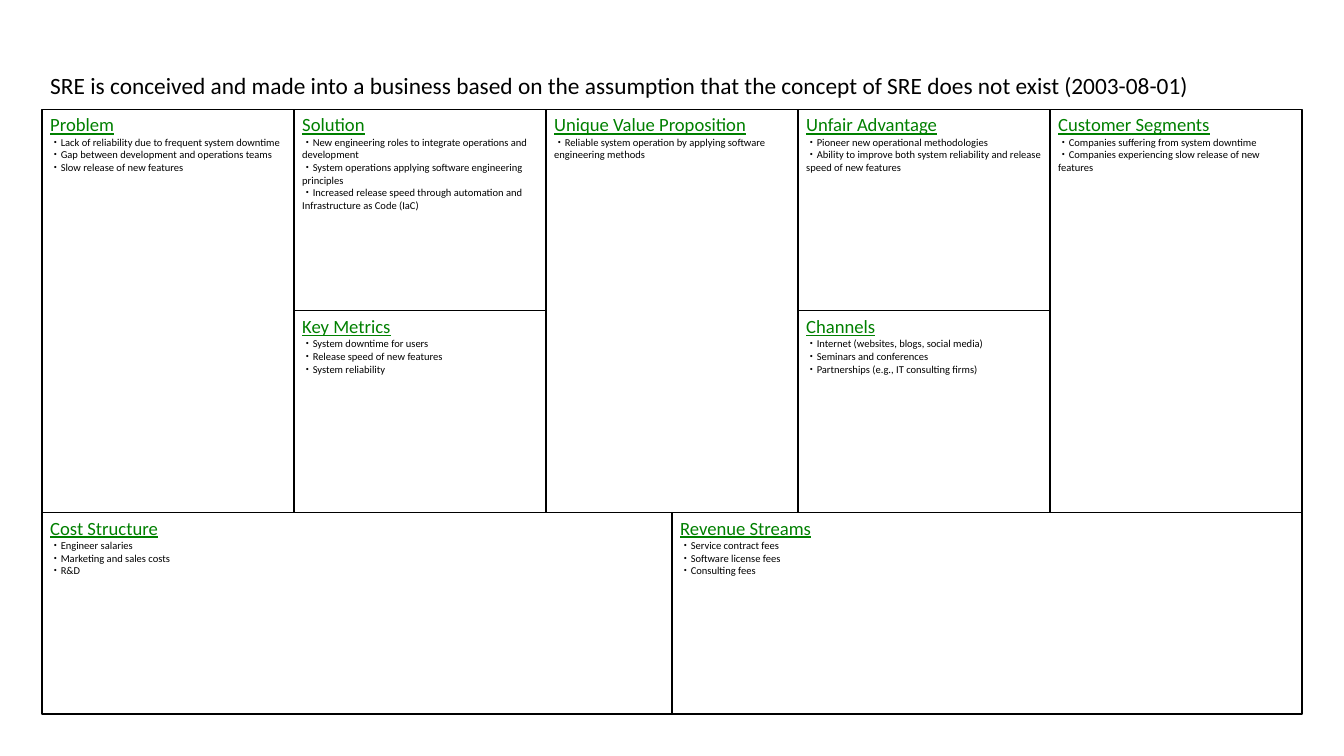
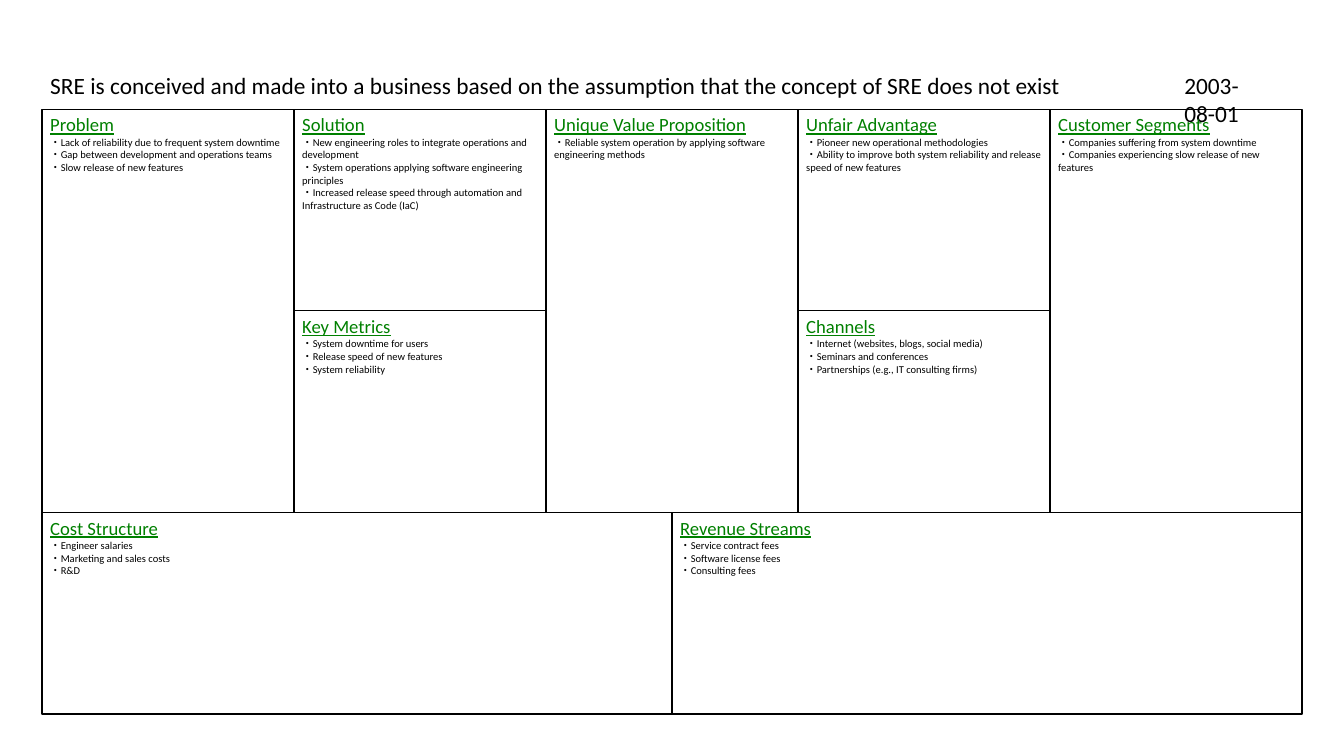
Before and after one commit to t0m0h1r0/LeanCanvas, a slide deck: slide 8 of sample_en.pptx. Drawn at 1344x756 pixels with LibreOffice and Linux fonts; fonts in the diff are those of the drawing. Boxes give left, top, right and bottom in pixels: in the first picture for what was removed or moved away, otherwise in the second. Text is boxed around its words. In the diff, an @@ line names an element or a change of style, - is before the commit and + after.

```diff
--- a/sample_en.pptx
+++ b/sample_en.pptx
@@ text at (50,77,1059,98): text changed @@
-SRE is conceived and made into a business based on the assumption that the concept of SRE does not exist (2003-08-01)
+SRE is conceived and made into a business based on the assumption that the concept of SRE does not exist
@@ text added at (1184,79,1238,128), 20 pt, text #000000 @@
+2003-08-01
```
Also in this commit, not shown: 15 other slides changed, 5 other files.
